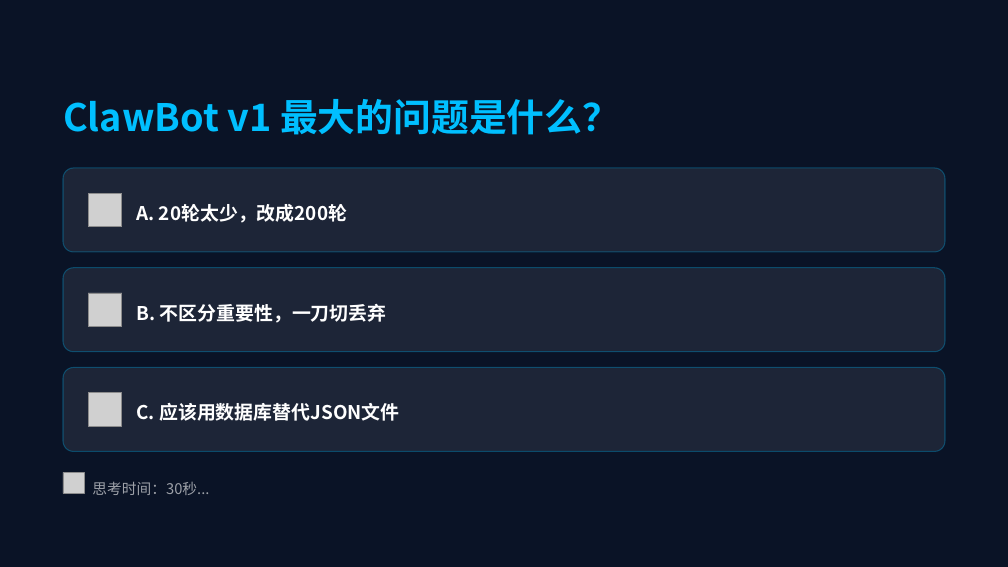
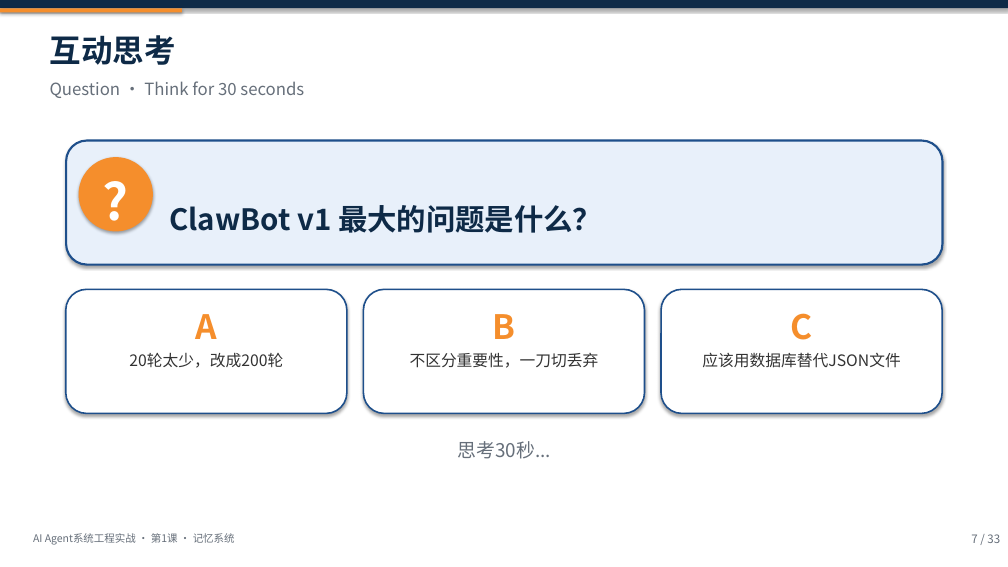
Before and after one commit to seraph0017/tc, a slide deck: slide 7 of 01-ai-agent-engineering/ppt/AI Agent系统工程实战 - 第1课：从聊天机器人到智能助手.pptx. Drawn at 1008x567 pixels with LibreOffice and Linux fonts; fonts in the diff are those of the drawing; grey boxes stand for pictures. Boxes give left, top, right and bottom in pixels: in the first picture for what was removed or moved away, otherwise in the second. Text is boxed around its words. In the diff, an @@ line names an element or a change of style, - is before the commit and + after.

```diff
--- a/01-ai-agent-engineering/ppt/AI Agent系统工程实战 - 第1课：从聊天机器人到智能助手.pptx
+++ b/01-ai-agent-engineering/ppt/AI Agent系统工程实战 - 第1课：从聊天机器人到智能助手.pptx
@@ background #0A0F1E to #FFFFFF @@
@@ rounded rectangle removed at (0,0,1008,567) @@
@@ rectangle added at (0,0,1008,8), fill #0E2A47 @@
@@ rectangle added at (0,8,182,12), fill #F58E2C @@
@@ text added at (50,35,176,65), 30 pt, text #0E2A47, bold @@
+互动思考
@@ text added at (50,81,304,98), 16 pt, text #666F7A @@
+Question · Think for 30 seconds
@@ rounded rectangle: place and size @@
-rounded rectangle at (63,168,945,252)
+rounded rectangle at (66,141,942,265)
@@ rounded rectangle at (66,141,942,265): fill #FFFFFF at 8% opacity to #E8F0FA; outline #00BFFF 1 pt to #1E4F8B 2 pt; shadow on; proportions changed @@
@@ ellipse added at (79,157,153,231), fill #F58E2C @@
@@ text added at (79,157,153,231), 48 pt, text #FFFFFF, bold @@
+?
@@ text "ClawBot v1 最大的问题是什么？": place and size @@
-text "ClawBot v1 最大的问题是什么？" at (63,99,620,135)
+text "ClawBot v1 最大的问题是什么？" at (169,205,602,233)
@@ text "ClawBot v1 最大的问题是什么？" at (169,205,602,233): size 36 to 28 pt, text colour #00BFFF to #0E2A47; line spacing 1.25 to 1.2 @@
@@ picture removed at (88,194,122,227) @@
@@ rounded rectangle removed at (63,268,945,352) @@
@@ rounded rectangle added at (66,290,347,414), fill #FFFFFF, outline #1E4F8B 1.5 pt @@
@@ picture removed at (88,293,122,327) @@
@@ rounded rectangle added at (364,290,645,414), fill #FFFFFF, outline #1E4F8B 1.5 pt @@
@@ rounded rectangle added at (661,290,942,414), fill #FFFFFF, outline #1E4F8B 1.5 pt @@
@@ text added at (196,314,218,339), 32 pt, text #F58E2C, bold @@
+A
@@ text added at (492,314,515,339), 32 pt, text #F58E2C, bold @@
+B
@@ text added at (791,313,813,340), 32 pt, text #F58E2C, bold @@
+C
@@ text at (129,352,283,368): text changed; size 18 to 15 pt; text colour #FFFFFF to #333333; bold off @@
-A. 20轮太少，改成200轮
+20轮太少，改成200轮
@@ text at (410,353,599,368): text changed; size 18 to 15 pt; text colour #FFFFFF to #333333; bold off @@
-B. 不区分重要性，一刀切丢弃
+不区分重要性，一刀切丢弃
@@ text at (702,352,900,368): text changed; size 18 to 15 pt; text colour #FFFFFF to #333333; bold off @@
-C. 应该用数据库替代JSON文件
+应该用数据库替代JSON文件
@@ rounded rectangle removed at (63,368,945,451) @@
@@ picture removed at (88,392,122,426) @@
@@ vertical alignment middle to top in 4 elements at (410,353,599,368), (702,352,900,368), (129,352,283,368), (458,441,551,459) @@
@@ text at (458,441,551,459): text changed; size 14 to 18 pt; text colour #FFFFFF at 60% opacity to #666F7A @@
-思考时间：30秒...
+思考30秒...
@@ picture removed at (63,473,84,494) @@
@@ text added at (33,533,235,545), 10 pt, text #666F7A @@
+AI Agent系统工程实战 · 第1课 · 记忆系统
@@ text added at (971,534,1000,543), 11 pt, text #666F7A @@
+7 / 33
```
Also in this commit, not shown: 23 other slides changed, 9 slides added, 9 slides removed, 12 other files.
